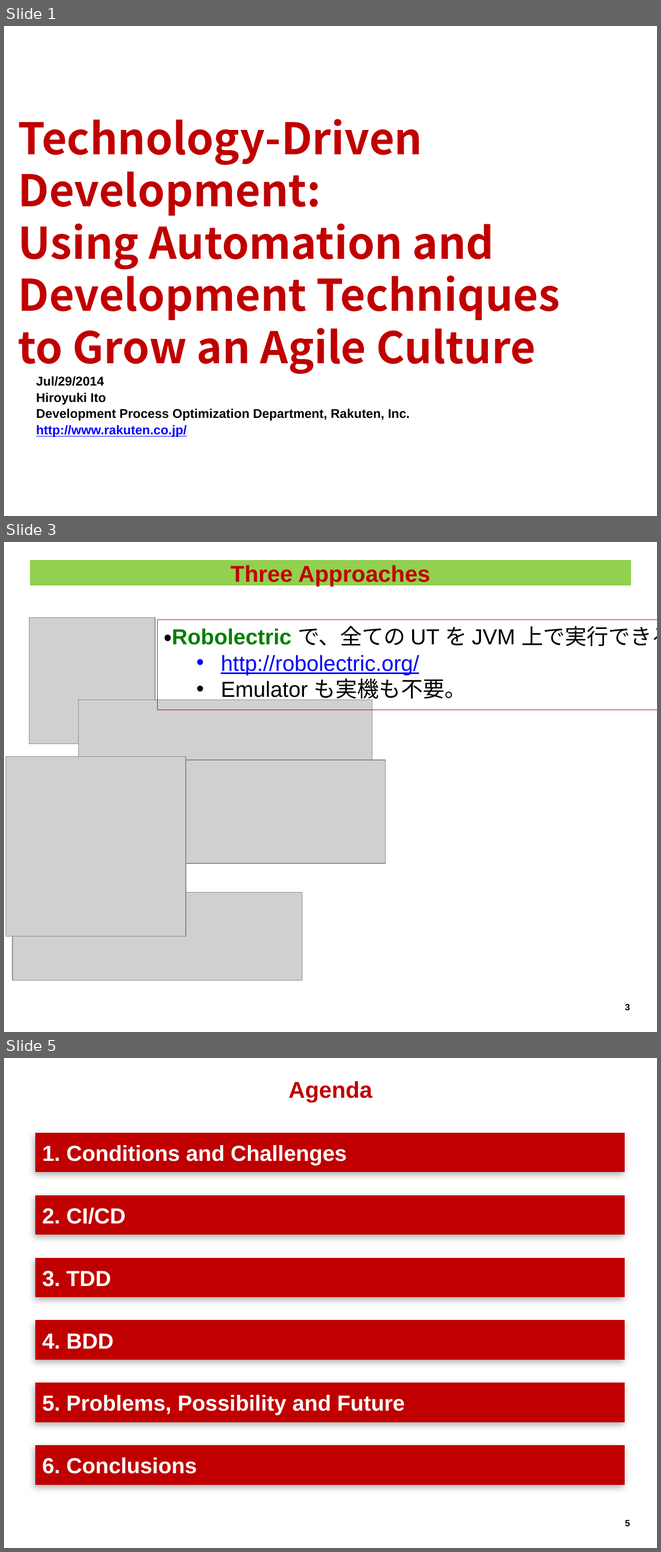
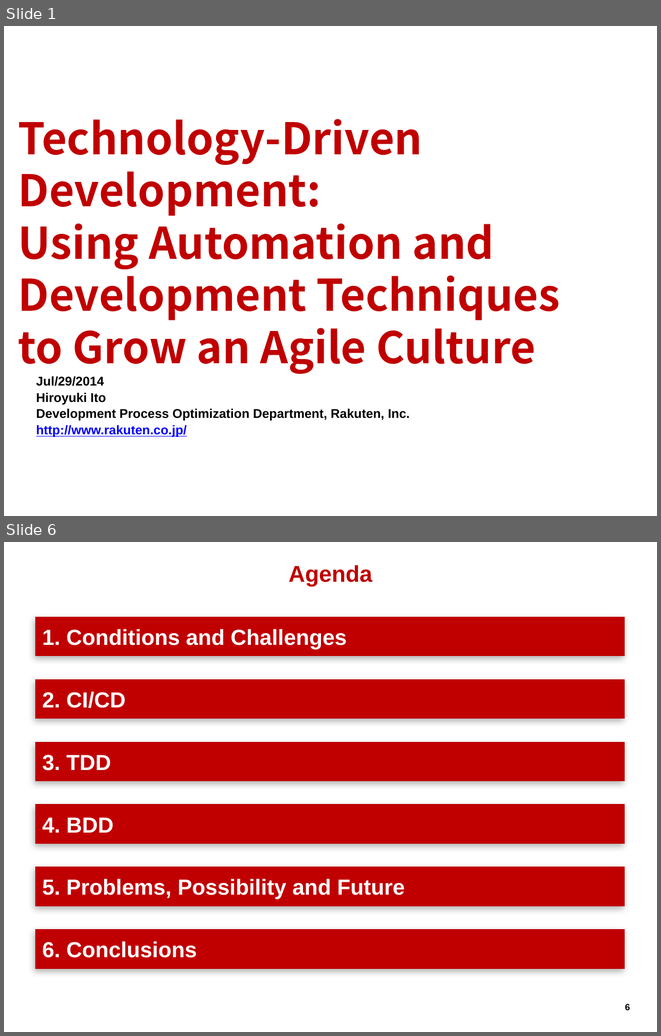
Before and after one commit to hageyahhoo/agile2014, a slide deck: presentations/TechnologyDrivenDevelopment.pptx. Shown one above the other, each under a label of ours: slides 1, 3 and 5 before the commit, slides 1 and 6 after it; the slides between them are not shown. The pictures are 661x1552 and 661x1036 pixels, drawn with LibreOffice and Linux fonts; fonts in the diff are those of the drawing; grey boxes stand for pictures; background and template pictures are left out. Boxes give left, top, right and bottom in pixels: in the first picture for what was removed or moved away, otherwise in the second. Text is boxed around its words. In the diff, an @@ line names an element or a change of style, - is before the commit and + after.

```diff
--- a/presentations/TechnologyDrivenDevelopment.pptx
+++ b/presentations/TechnologyDrivenDevelopment.pptx
@@ slide 3 removed at bbox=[4, 542, 657, 1032], background #FFFFFF; not listed: 1 template element that a slide beside it also shows @@
@@ title removed at bbox=[29, 560, 631, 586] @@
-Three Approaches
@@ picture removed at bbox=[29, 618, 155, 744] @@
@@ rectangle removed at bbox=[158, 620, 657, 710] @@
-・Robolectric で、全ての UT を JVM 上で実行できる！
-  • http://robolectric.org/
-  • Emulator も実機も不要。
@@ picture removed at bbox=[78, 699, 372, 787] @@
@@ picture removed at bbox=[6, 756, 186, 936] @@
@@ picture removed at bbox=[162, 760, 385, 863] @@
@@ line removed from (171, 772) to (377, 772) @@
@@ picture removed at bbox=[12, 892, 302, 980] @@
@@ what was slide 5 is now slide 6 @@
```
Also in this commit, not shown: 2 slides changed, 2 slides added.
